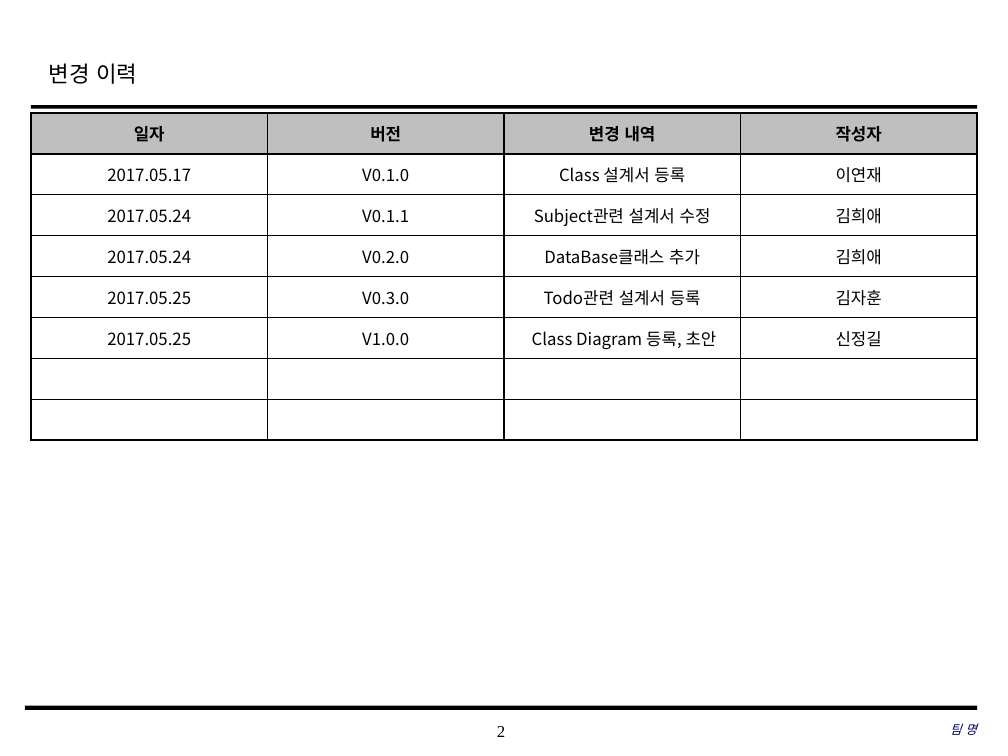
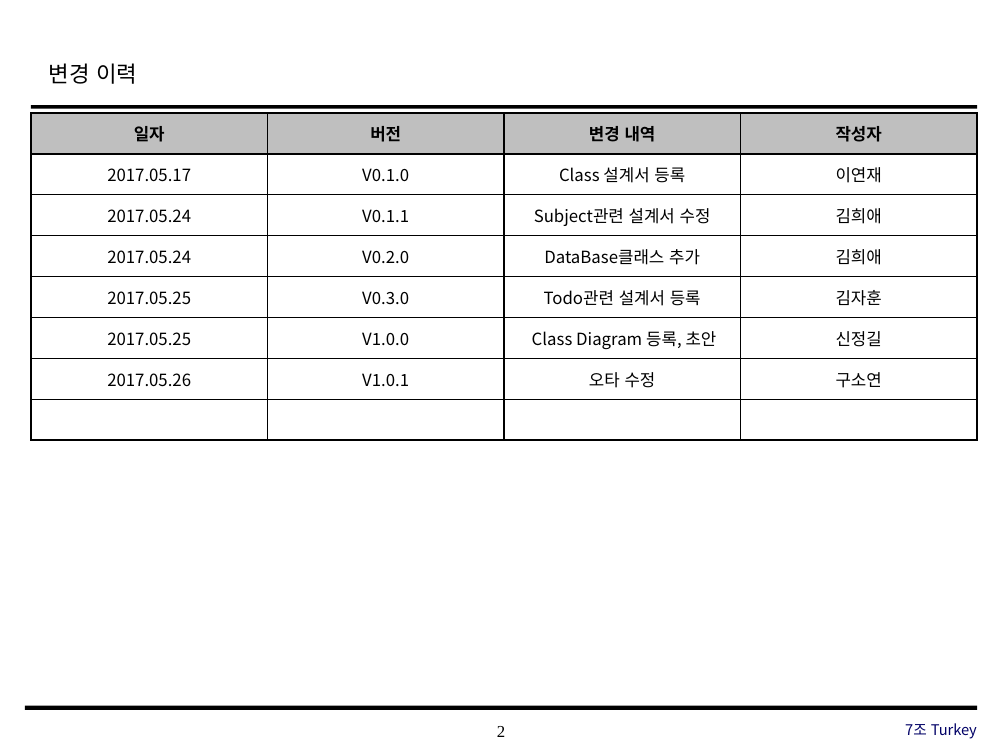
Before and after one commit to SE-admin/7, a slide deck: slide 2 of doc/3_ 설계서/Class Design.pptx. Drawn at 1008x756 pixels with LibreOffice and Linux fonts; fonts in the diff are those of the drawing; background and template pictures are left out. Boxes give left, top, right and bottom in pixels: in the first picture for what was removed or moved away, otherwise in the second. Text is boxed around its words. In the diff, an @@ line names an element or a change of style, - is before the commit and + after.

Commit message:
Class Design|doc|오타수정

```diff
--- a/doc/3_ 설계서/Class Design.pptx
+++ b/doc/3_ 설계서/Class Design.pptx
@@ table at (31,113,979,439) @@
+row 7: 2017.05.26 | V1.0.1 | 오타 수정 | 구소연
-row 8:  |  |  | 
@@ text at (905,723,977,739): text changed; size 9 to 10.5 pt; font Times New Roman to Noto Sans CJK KR; italic off @@
-팀 명
+7조 Turkey
```
Also in this commit, not shown: 13 other slides changed.
